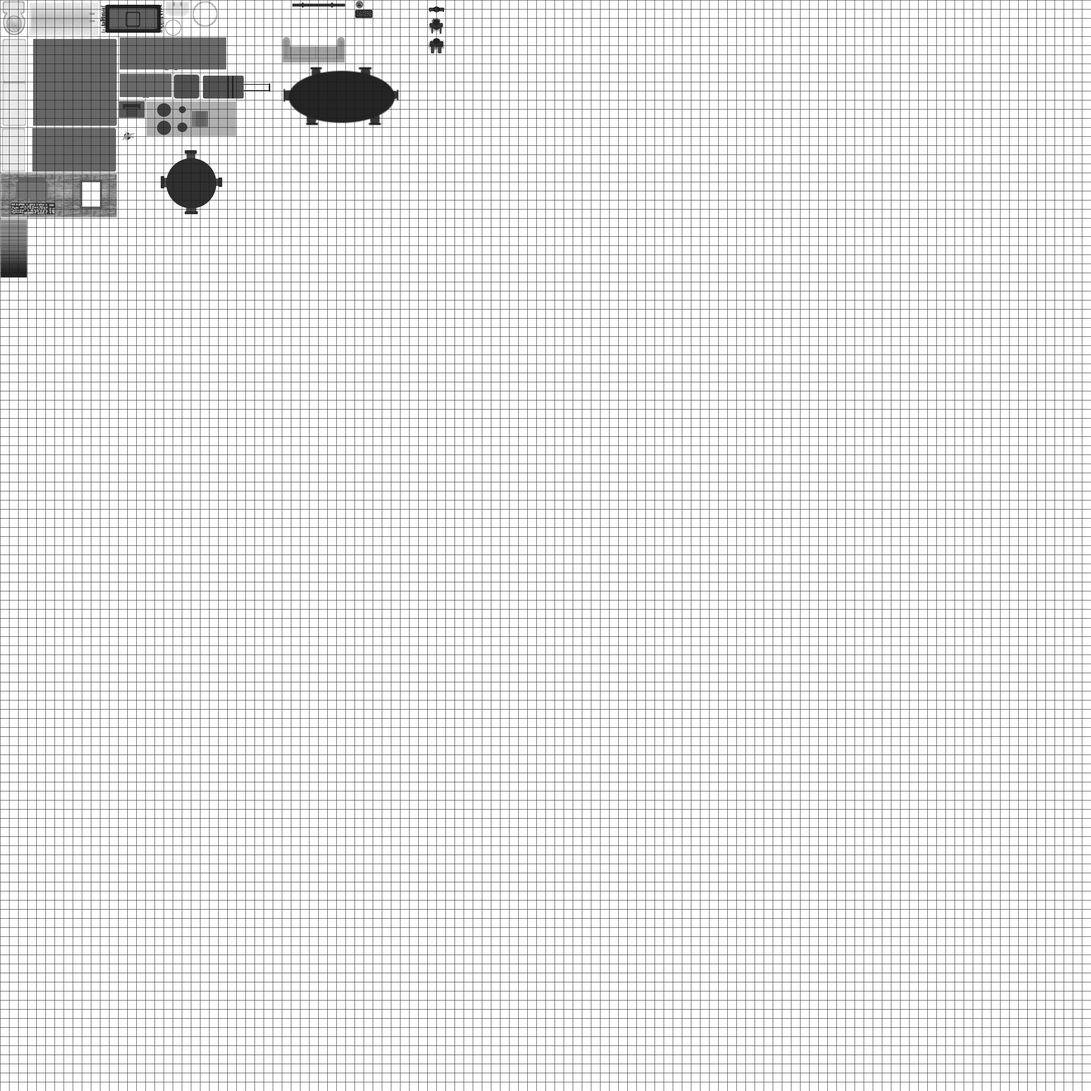
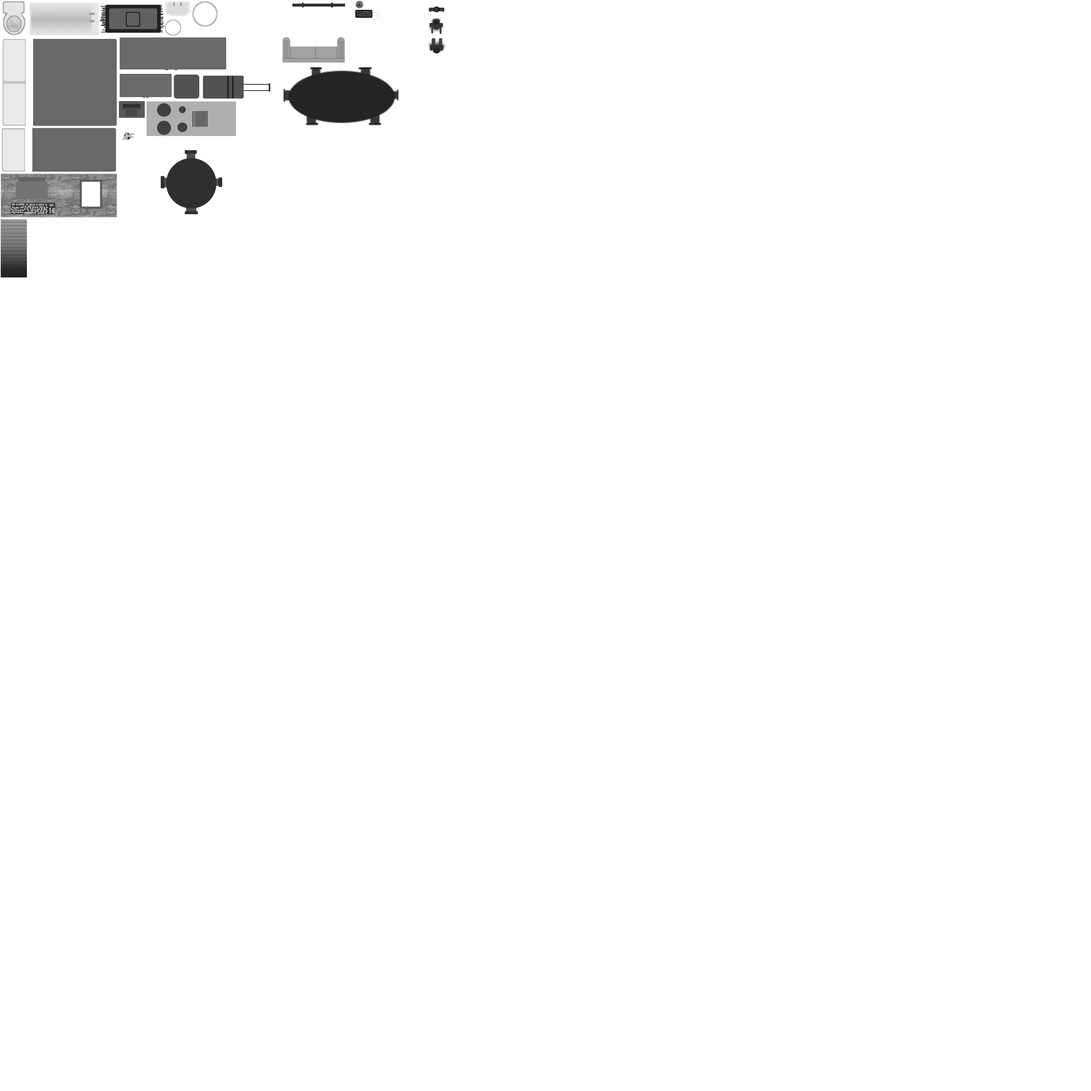
Before/after of a (1091, 1091) layered artwork. What changed in the layer stack:
hid "grid" over [0, 0, 1091, 1091]
painted on "graphics" over [427, 36, 447, 54]
painted on "shadow2 #1" over [427, 38, 446, 55]
